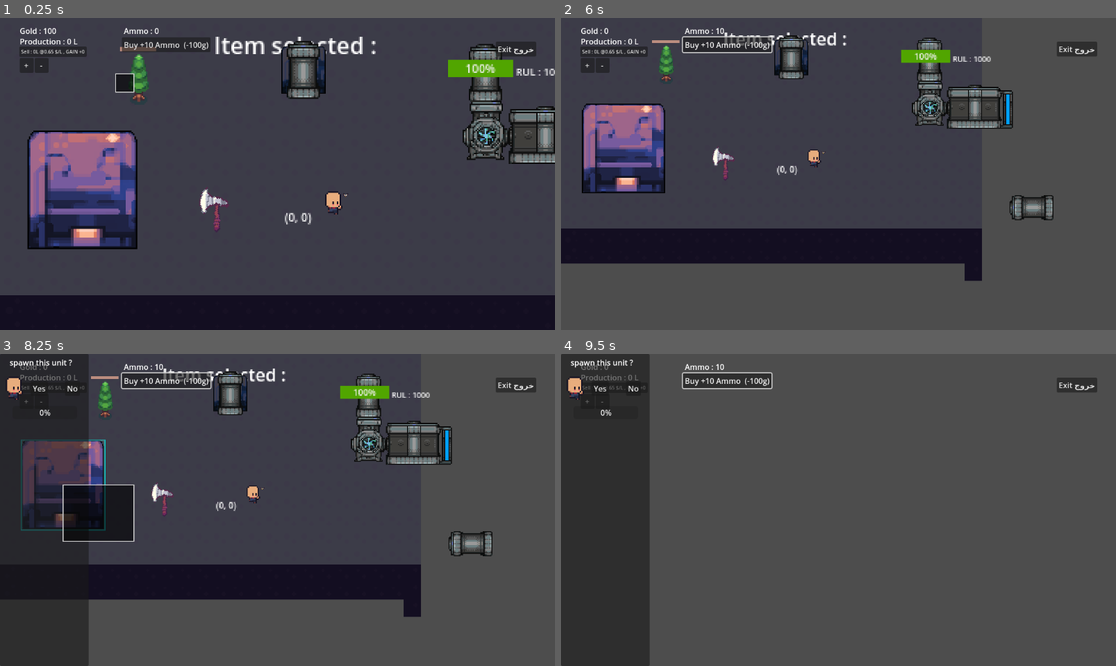
Above: before the commit, frames 1-4 (two rows, left to right).
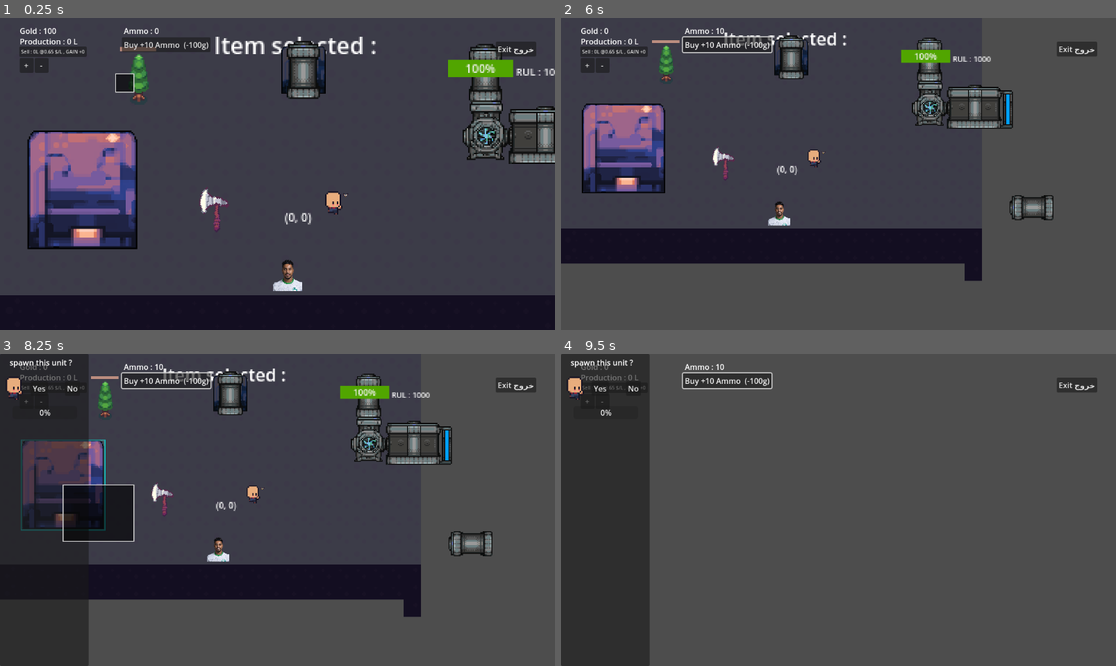
Above: after the commit, the same moments.

Repository: hsn-baqshi/maintenance_game
Game: Godot game, scene res://scenes/world.tscn
The game is run twice, just before and just after one commit, with the same random seed, the same clock (stepped at 60 frames per second) and the same inputs. Before the commit the project has no main scene; this scene is started directly in both runs. The engine's default icon, where the game draws it, is replaced by a stand-in: a white triangle on a blue panel in a dark square.
Inputs (mouse positions are in pixels of both pictures, inside the frame that each line leads up to):
- Up to frame 1 (0.25 s): no input
- Up to frame 2 (6 s): click "Sell : 0L @0.65 $/L , GAIN +0" at 0.5 s; click "+" at 1.25 s; click "Sell : 1L @0.65 $/L , GAIN +0…" at 2 s; click "-" at 2.75 s; click "Buy +10 Ammo (-100g)" at 3.5 s; tap Enter at 4.25 s; drag from (1104, 174) to (572, 174) at 4.27 s; drag from (572, 174) to (1104, 174) at 5.02 s; move the mouse to (838, 27) at 5.77 s; hold Right (ui_right) from 5.78 s (still down); tap Mouse wheel down (WheelDown) at 5.85 s; click (838, 27) at 5.92 s
- Up to frame 3 (8.25 s): release Right (ui_right) at 6.5 s; drag from (277, 656) to (11, 510) at 6.52 s; move the mouse to (444, 556) at 7.27 s; press the mouse at (444, 556) at 7.28 s; hold Left (ui_left) 7.28-8 s; release the mouse at (444, 556) at 8 s; tap Space at 8 s; drag from (61, 485) to (277, 656) at 8.02 s
- Up to frame 4 (9.5 s): move the mouse to (605, 510) at 8.77 s; hold Down (ui_down) from 8.78 s (still down); tap Mouse wheel down (WheelDown) at 8.85 s; click (605, 510) at 8.92 s

The runs differ from the first frame. In frame 1, 0.3% of the frame differs, in the area x 49-55%, y 77-88%; in frame 2, 0.2%; in frame 3, 0.2%; in frame 4, nothing differs.
Error in both runs: Invalid call. Nonexistent function 'return_level' in base 'Nil'. (res://Scripts/barracks.gd:93)

Commit message:
added enemy

Diff:
--- /dev/null
+++ b/Scripts/dummy_target.gd
@@ -0,0 +1,17 @@
+extends RigidBody2D
+@export var smoke : CPUParticles2D
+
+# Called when the node enters the scene tree for the first time.
+func _ready() -> void:
+	pass # Replace with function body.
+
+
+# Called every frame. 'delta' is the elapsed time since the previous frame.
+func _process(delta: float) -> void:
+	pass
+
+
+func _on_hit_box_body_entered(body: Node2D) -> void:
+	if body.is_in_group("bullet"):
+		smoke.emitting = true
+		scale -= Vector2(0.1,0.1)
--- a/project.godot
+++ b/project.godot
@@ -11,6 +11,7 @@
 [application]
 
 config/name="Preload"
+run/main_scene="res://scenes/world.tscn"
 config/features=PackedStringArray("4.3")
 config/icon="res://icon.svg"
 
@@ -25,6 +26,7 @@
 outlet=""
 inlet=""
 tank=""
+bullet=""
 
 [input]
 
--- a/scenes/bullet.tscn
+++ b/scenes/bullet.tscn
@@ -4,7 +4,7 @@
 
 [sub_resource type="CircleShape2D" id="CircleShape2D_nu8k2"]
 
-[node name="RigidBody2D" type="RigidBody2D"]
+[node name="RigidBody2D" type="RigidBody2D" groups=["bullet"]]
 gravity_scale = 0.0
 
 [node name="Sprite2D" type="Sprite2D" parent="."]
--- /dev/null
+++ b/scenes/dummy_target.tscn
@@ -0,0 +1,44 @@
+[gd_scene load_steps=5 format=3 uid="uid://mwgahwelu3jw"]
+
+[ext_resource type="Texture2D" uid="uid://ctcdjsrgiv5wt" path="res://assets/17480.webp" id="1_bw673"]
+[ext_resource type="Script" path="res://Scripts/dummy_target.gd" id="1_vcgit"]
+
+[sub_resource type="RectangleShape2D" id="RectangleShape2D_hb1um"]
+size = Vector2(20, 22)
+
+[sub_resource type="RectangleShape2D" id="RectangleShape2D_llrqw"]
+size = Vector2(28, 30)
+
+[node name="RigidBody2D" type="RigidBody2D" node_paths=PackedStringArray("smoke")]
+mass = 100.0
+gravity_scale = 0.0
+script = ExtResource("1_vcgit")
+smoke = NodePath("CPUParticles2D")
+
+[node name="CollisionShape2D" type="CollisionShape2D" parent="."]
+position = Vector2(0, 1)
+shape = SubResource("RectangleShape2D_hb1um")
+
+[node name="Sprite2D" type="Sprite2D" parent="."]
+scale = Vector2(0.02, 0.02)
+texture = ExtResource("1_bw673")
+
+[node name="hit_box" type="Area2D" parent="."]
+
+[node name="CollisionShape2D" type="CollisionShape2D" parent="hit_box"]
+position = Vector2(0, 1)
+shape = SubResource("RectangleShape2D_llrqw")
+
+[node name="CPUParticles2D" type="CPUParticles2D" parent="."]
+emitting = false
+one_shot = true
+explosiveness = 0.92
+direction = Vector2(0, 0)
+spread = 180.0
+gravity = Vector2(0, 0)
+initial_velocity_min = 10.0
+initial_velocity_max = 20.0
+radial_accel_min = 10.0
+radial_accel_max = 10.0
+
+[connection signal="body_entered" from="hit_box" to="." method="_on_hit_box_body_entered"]
--- a/scenes/world.tscn
+++ b/scenes/world.tscn
@@ -12,6 +12,7 @@
 [ext_resource type="PackedScene" uid="uid://drsn7mgoevtyq" path="res://scenes/pipe.tscn" id="10_y8y5d"]
 [ext_resource type="PackedScene" uid="uid://17dtd8w3jwee" path="res://scenes/canon.tscn" id="11_nvjjg"]
 [ext_resource type="PackedScene" uid="uid://d0sfja0olm3ls" path="res://scenes/tank.tscn" id="12_pqqjw"]
+[ext_resource type="PackedScene" uid="uid://mwgahwelu3jw" path="res://scenes/dummy_target.tscn" id="13_unfhg"]
 
 [sub_resource type="StyleBoxFlat" id="StyleBoxFlat_dhy0r"]
 bg_color = Color(0, 0, 0, 0.611765)
@@ -1842,3 +1843,6 @@
 
 [node name="tank" parent="." instance=ExtResource("12_pqqjw")]
 position = Vector2(382, 81)
+
+[node name="RigidBody2D" parent="." instance=ExtResource("13_unfhg")]
+position = Vector2(199, 177)
Binary file added: assets/17480.webp
Not shown, added: assets/17480.webp.import
Not shown, changed: export_presets.cfg
Not shown: 1 places in scenes/world.tscn that only renumber resources
Not shown, added: draft.console.exe
Not shown, added: draft.exe
Not shown, added: draft.pck
Not shown, added: draft1.console.exe
Not shown, added: draft1.exe
Not shown, added: draft1.pck
